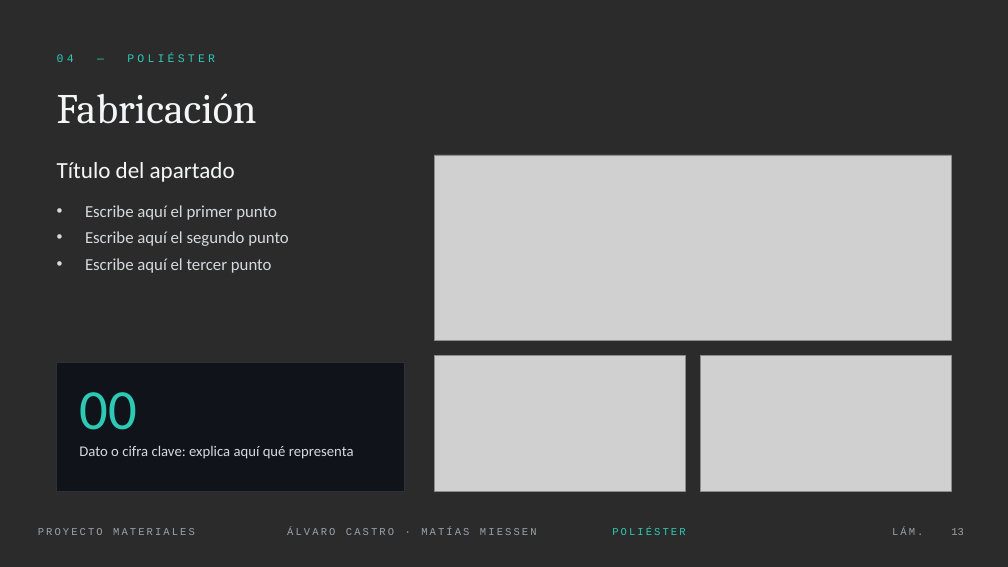
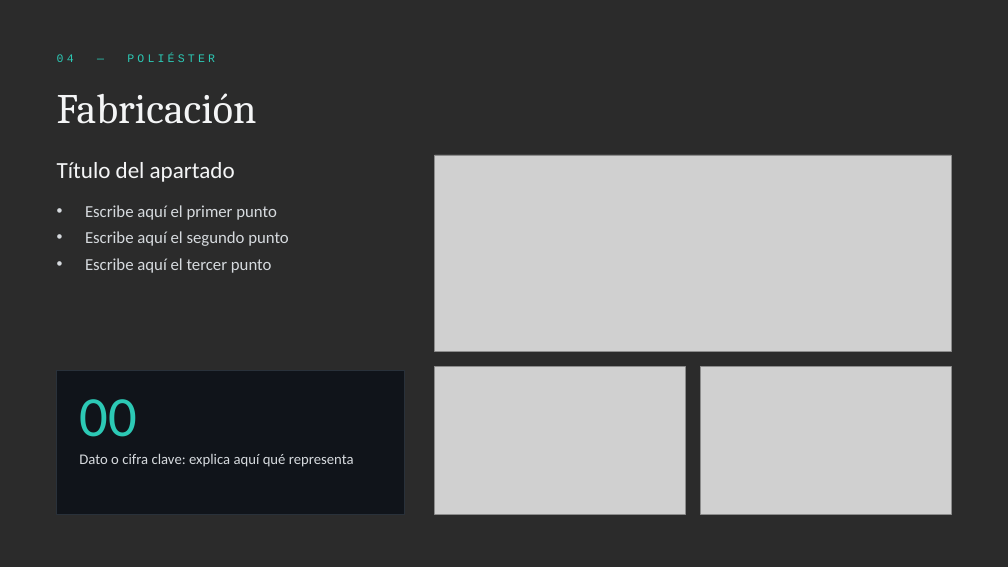
Before and after one commit to Elcastor124/Deutschtrainer, a slide deck: slide 13 of proyecto-materiales/Proyecto-Materiales_Castro-Miessen.pptx. Drawn at 1008x567 pixels with LibreOffice and Linux fonts; fonts in the diff are those of the drawing; grey boxes stand for pictures; background and template pictures are left out; a plain dark background stands for a picture behind light text. Boxes give left, top, right and bottom in pixels: in the first picture for what was removed or moved away, otherwise in the second. Text is boxed around its words. In the diff, an @@ line names an element or a change of style, - is before the commit and + after.

```diff
--- a/proyecto-materiales/Proyecto-Materiales_Castro-Miessen.pptx
+++ b/proyecto-materiales/Proyecto-Materiales_Castro-Miessen.pptx
@@ picture: place and size @@
-picture at [435, 155, 951, 340]
+picture at [435, 155, 951, 352]
@@ rectangle: place and size @@
-rectangle at [57, 363, 405, 492]
+rectangle at [57, 371, 405, 514]
@@ text "00": place and size @@
-text "00" at [79, 392, 136, 430]
+text "00" at [79, 399, 136, 437]
@@ picture: place and size @@
-picture at [435, 355, 685, 492]
+picture at [435, 367, 685, 514]
@@ picture: place and size @@
-picture at [701, 355, 951, 492]
+picture at [701, 367, 951, 514]
@@ text "Dato o cifra clave: explica ...": place and size @@
-text "Dato o cifra clave: explica ..." at [79, 445, 354, 459]
+text "Dato o cifra clave: explica ..." at [79, 453, 354, 467]
@@ text removed at [38, 528, 195, 535] @@
-PROYECTO MATERIALES
@@ text removed at [287, 528, 537, 535] @@
-ÁLVARO CASTRO · MATÍAS MIESSEN
@@ text removed at [612, 528, 685, 535] @@
-POLIÉSTER
@@ text removed at [892, 528, 923, 535] @@
-LÁM.
@@ page number removed at [951, 528, 964, 535] @@
-13
```
Also in this commit, not shown: 14 other slides changed.
